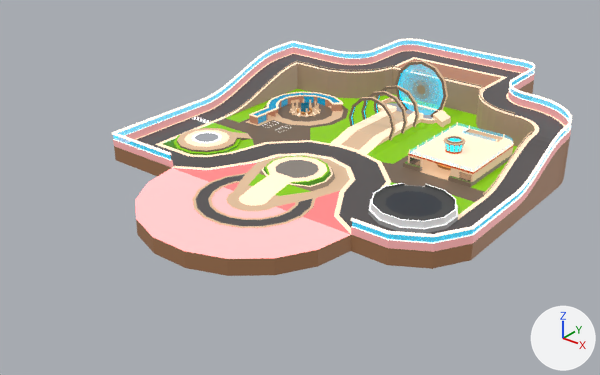
The glTF model models/gltf/ground.glb, before and after one commit.
The view is the same before and after, from a camera (50 mm lens) standing at (289.0, -403.0, 215.0) and looking at (1.0, -43.0, -8.0). The axes (+X, +Y, +Z) are drawn at lower right. The lights are the same throughout. Vertices at the same position are counted once.

The first picture shows 'bar_base', 'ground', 'music_base', 'racing_pit', 'switch_base', 'wall'.
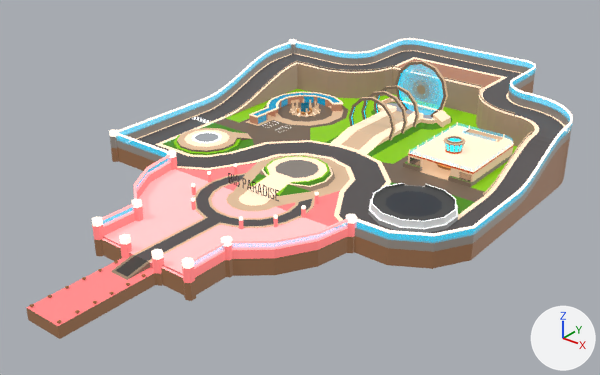
Boxes [x1, y1, x2, y2] around the edits, measured in the pictures (600 x 375 px; the box of a moved part takes in the faces that stretch with it):
'ground', reshaped (19% wider, 28% taller): before [114, 51, 570, 276]; after [26, 51, 570, 339]
'wall', reshaped (12% taller): before [112, 38, 572, 252]; after [102, 38, 573, 277]
'cylinders', added: after [92, 39, 357, 301]
'cylinders.004', added: after [191, 163, 319, 229]
'logo', added: after [228, 173, 279, 201]
'port_bar', added: after [30, 261, 146, 324]
part 1 of me_cylinder_024, built on: before [138, 235, 228, 276]; after [26, 213, 229, 339]
part 2 of me_cylinder_024, surface changed: [181, 102, 475, 219] in both
part 3 of me_cylinder_051, added (pink): after [102, 155, 171, 236]
part 4 of me_cylinder_051, moved or reshaped: before [112, 38, 572, 243]; after [116, 38, 573, 277]
part 5 of me_cylinder_051, surface changed (pink to grey): [119, 44, 571, 252] in both

What changed in the scene script:
```text
Change me_cylinder_024:
    used by ob_ground; location = (0.0, 0.0, 0.0)
    remove me_cylinder_024.from_pydata(...)  # 1464 vertices, 2555 faces; spans x -123.0..123.0, y -152.0..170.0, z -10.0..20.0
    add me_cylinder_024.from_pydata(...)  # 1498 vertices, 2619 faces; spans x -123.0..123.0, y -230.0..170.0, z -10.0..20.0
    me_cylinder_024 part 1: 2 vertices removed from x -12.0..12.0, y -152.0, z -10.0; 36 vertices added at x -34.0..34.0, y -230.0..-117.0, z -10.0..0.0
    me_cylinder_024 part 2: 90 kept faces spanning x -102.0..102.0, y -84.0..103.0, z 0.0..4.0 get new texture (UV) coordinates
Change me_cylinder_051:
    used by ob_wall; location = (0.0, 0.0, 0.0)
    remove me_cylinder_051.from_pydata(...)  # 876 vertices, 1748 faces; spans x -123.0..123.0, y -85.0..170.0, z 0.0..30.0
    add me_cylinder_051.from_pydata(...)  # 694 vertices, 1232 faces; spans x -123.0..123.0, y -170.0..170.0, z 0.0..30.0
    me_cylinder_051 part 3: a new loose piece of 55 vertices spanning x -68.0..-33.0, y -170.0..-84.0, z 0.0..10.0, in mat_basic_toon
    me_cylinder_051 part 4: 181 vertices moved from x -122.0..123.0, y -85.0..169.0, z 5.0..30.0 to x -123.0..123.0, y -127.0..170.0, z 6.0..30.0; 389 vertices removed from x -123.0..123.0, y -85.0..169.0, z 5.0..30.0; 152 vertices added at x -123.0..123.0, y -170.0..170.0, z 0.0..30.0
    me_cylinder_051 part 5: 502 kept faces spanning x -123.0..123.0, y -127.0..170.0, z 0.0..30.0 get new texture (UV) coordinates
Add me_cylinder_061:
    me_cylinder_061.from_pydata(...)  # 144 vertices, 224 faces; spans x -37.0..37.0, y -116.4..-65.0, z -1.0..6.6
    me_cylinder_061.materials.append(mat_basic_toon)
Add me_cube_015:
    me_cube_015.from_pydata(...)  # 1152 vertices, 2136 faces; spans x -11.3..11.3, y -229.0..-177.0, z -3.0..-2.0
    me_cube_015.materials.append(mat_basic_toon)
Add me_cylinder_019:
    me_cylinder_019.from_pydata(...)  # 304 vertices, 536 faces; spans x -125.0..71.0, y -172.0..104.0, z -10.0..31.0
    me_cylinder_019.materials.append(mat_basic_toon)
Add me_mesh_001:
    me_mesh_001.from_pydata(...)  # 362 vertices, 354 faces; spans x -19.2..19.4, y -85.0, z 4.4..11.4
    me_mesh_001.materials.append(mat_basic_toon)
Add ob_cylinders_004:
    ob_cylinders_004 = bpy.data.objects.new('cylinders.004', me_cylinder_061)
    ob_cylinders_004.location = (0.0, 0.0, 0.0)
Add ob_port_bar:
    ob_port_bar = bpy.data.objects.new('port_bar', me_cube_015)
    ob_port_bar.location = (0.0, 0.0, 0.0)
Add ob_cylinders:
    ob_cylinders = bpy.data.objects.new('cylinders', me_cylinder_019)
    ob_cylinders.location = (0.0, 0.0, 0.0)
Add ob_logo:
    ob_logo = bpy.data.objects.new('logo', me_mesh_001)
    ob_logo.location = (0.0, 0.0, 0.0)
```
